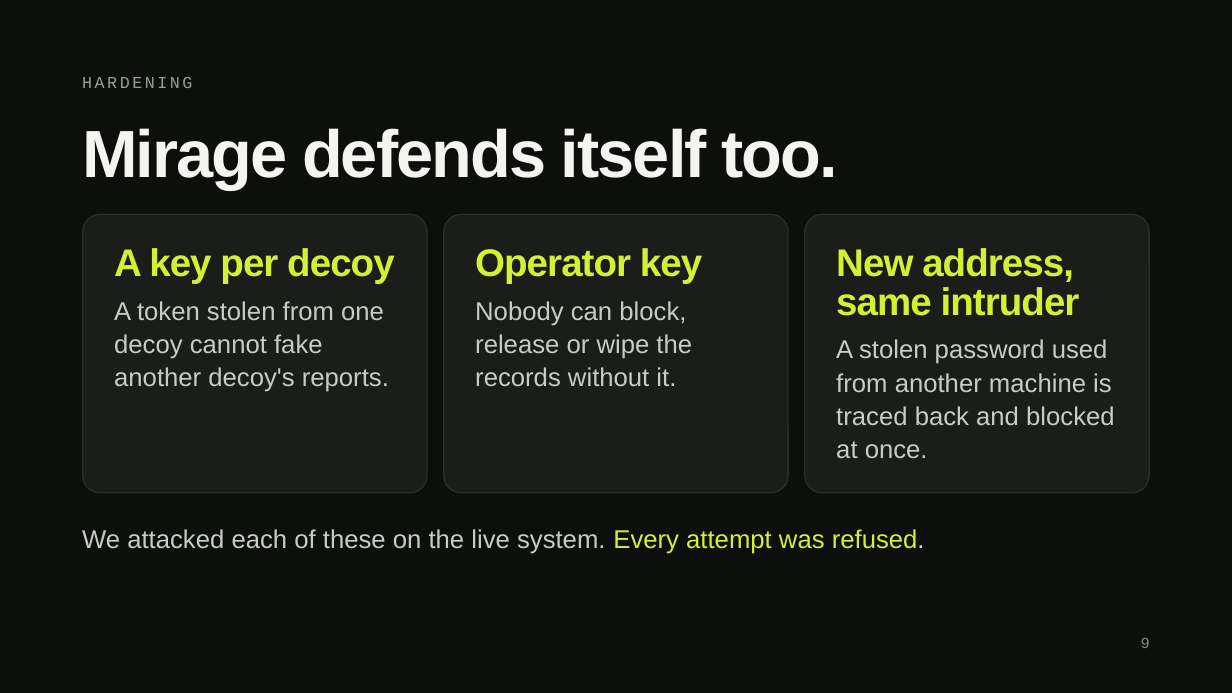
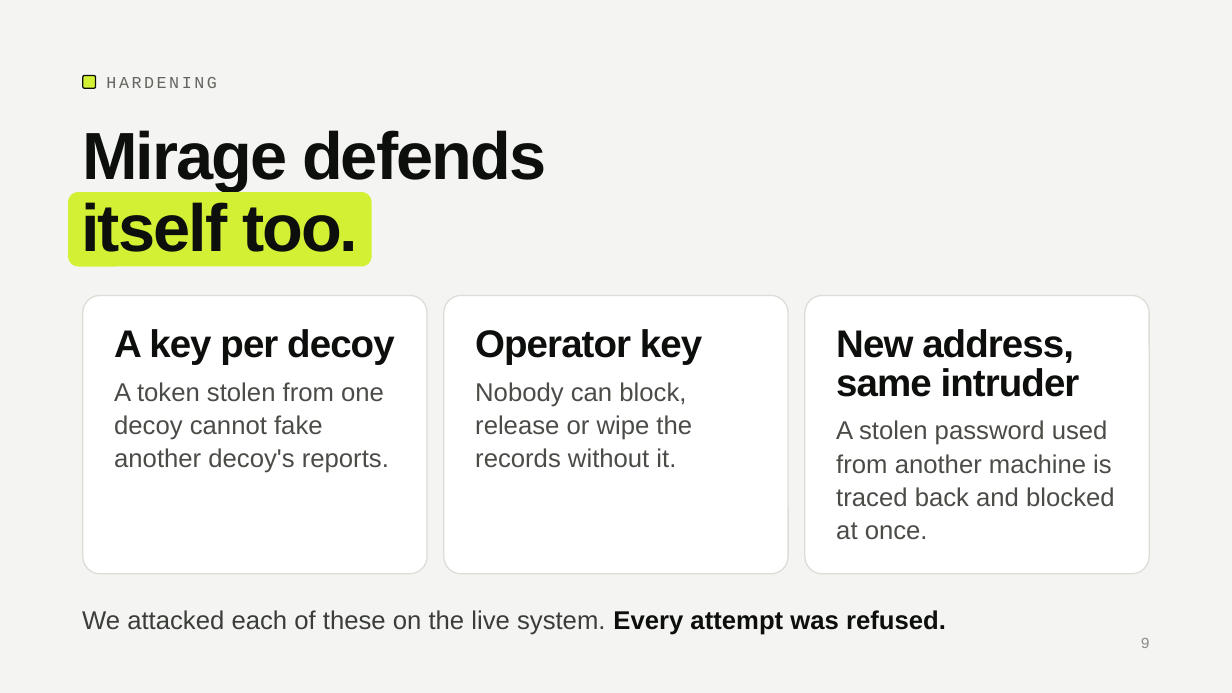
Before and after one commit to AmarWaqar-TSKLI/mirage, a slide deck: slide 9 of submissions/project-presentation/Group5_presentation.pptx. Drawn at 1232x693 pixels with LibreOffice and Linux fonts; fonts in the diff are those of the drawing. Boxes give left, top, right and bottom in pixels: in the first picture for what was removed or moved away, otherwise in the second. Text is boxed around its words. In the diff, an @@ line names an element or a change of style, - is before the commit and + after.

Commit message:
Give every slide the same look

```diff
--- a/submissions/project-presentation/Group5_presentation.pptx
+++ b/submissions/project-presentation/Group5_presentation.pptx
@@ background #0D0F0C to #F4F5F2 @@
@@ rounded rectangle added at (83, 76, 96, 89), fill #D4F034, outline #0D0F0C 1 pt @@
@@ text "HARDENING": place and size @@
-text "HARDENING" at (82, 77, 192, 88)
+text "HARDENING" at (106, 77, 216, 88)
@@ text "HARDENING" at (106, 77, 216, 88): text colour #9A9D96 to #63665F @@
@@ text at (82, 130, 546, 191): text changed; text colour #F4F5F2 to #0D0F0C @@
-Mirage defends itself too.
+Mirage defends
@@ freeform shape added at (68, 192, 372, 267), fill #D4F034, 52 pt, text #0D0F0C, bold @@
+itself too.
@@ 7 texts, 3 rounded rectangles: place and size @@
-7 texts, 3 rounded rectangles at (82, 214, 1150, 554)
+7 texts, 3 rounded rectangles at (82, 296, 1150, 635)
@@ fill #1B1D1A to #FFFFFF; outline #2C2E2A 1 pt to #DCDDD8 1 pt in 3 elements at (805, 296, 1150, 574), (83, 296, 428, 574), (444, 296, 788, 574) @@
@@ text colour #D4F034 to #0D0F0C in 3 elements at (114, 329, 394, 365), (475, 329, 702, 365), (836, 329, 1080, 397) @@
@@ text colour #C9CBC5 to #4A4D47 in 3 elements at (836, 420, 1115, 540), (114, 382, 389, 473), (475, 382, 692, 468) @@
@@ text "We attacked each of these ..." at (82, 610, 946, 635): text colour #C9CBC5 to #3B3E38 in "We attacked each of these on the ..."; text colour #D4F034 to #0D0F0C, bold on in "Every attempt was refused." @@
```
Also in this commit, not shown: 13 other slides changed.
